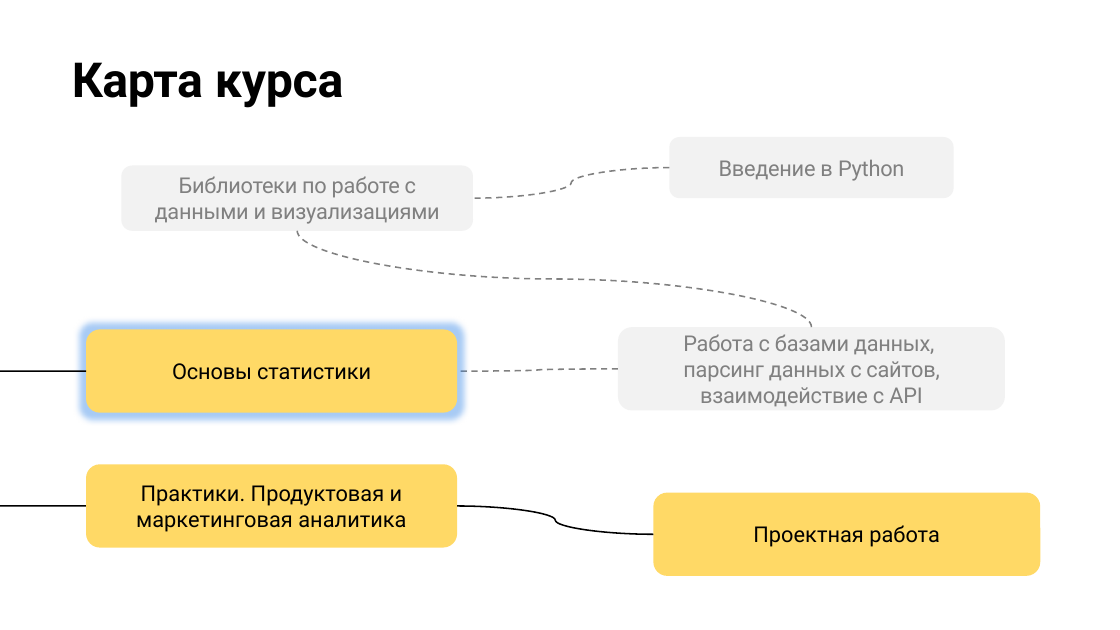
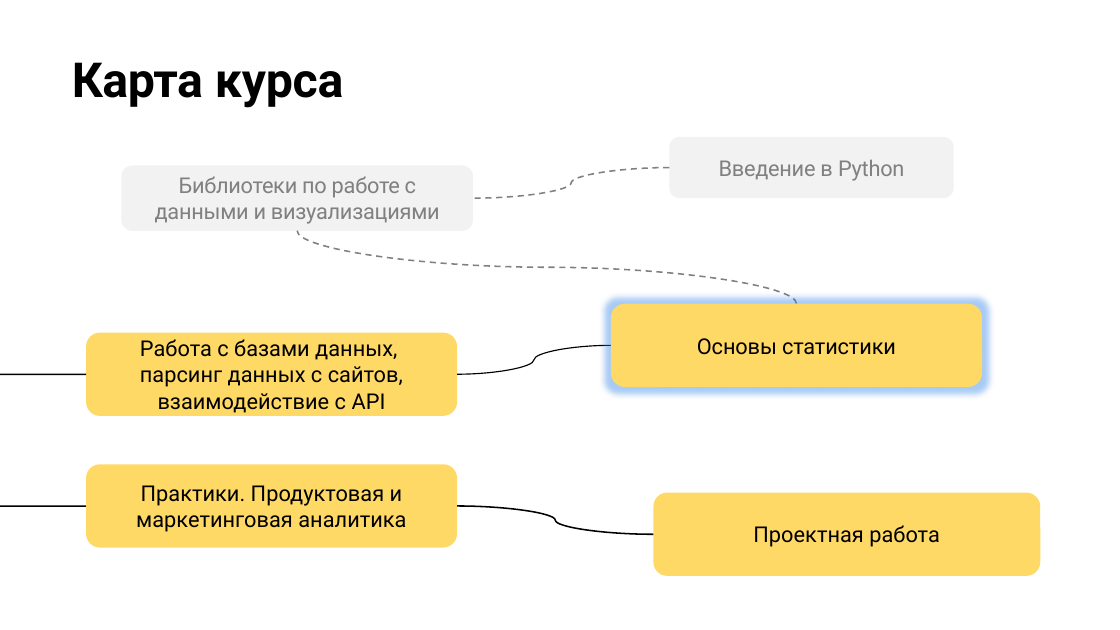
Before and after one commit to stureiko/Otus_lectures, a slide deck: slide 5 of Analytics/00-1 Остновы статистики ЦПТ/Presentation/00-1 Intro in statistics.pptx. Drawn at 1120x630 pixels with LibreOffice and Linux fonts; fonts in the diff are those of the drawing; background and template pictures are left out. Boxes give left, top, right and bottom in pixels: in the first picture for what was removed or moved away, otherwise in the second. Text is boxed around its words. In the diff, an @@ line names an element or a change of style, - is before the commit and + after.

```diff
--- a/Analytics/00-1 Остновы статистики ЦПТ/Presentation/00-1 Intro in statistics.pptx
+++ b/Analytics/00-1 Остновы статистики ЦПТ/Presentation/00-1 Intro in statistics.pptx
@@ curved line moved from (812, 327) - (297, 231) to (796, 304) - (297, 231) @@
@@ rounded rectangle "Основы статистики" moved from (x1=86, y1=329, x2=457, y2=412) to (x1=612, y1=304, x2=982, y2=386) @@
@@ rounded rectangle "Работа с базами данных, парсинг ..." resized from (x1=618, y1=327, x2=1005, y2=410) to (x1=86, y1=333, x2=457, y2=416) @@
@@ rounded rectangle "Работа с базами данных, парсинг ..." at (x1=86, y1=333, x2=457, y2=416): text colour #808080 to #000000, letter spacing -0.2 to 0 pt; fill #F2F2F2 to #FFD966 @@
@@ curved line moved from (618, 368) - (457, 371) to (457, 374) - (612, 345) @@
@@ curved line (457, 374) - (612, 345): stroke #808080 1 pt dashed to #000000 0.75 pt @@
@@ curved line moved from (86, 371) - (86, 506) to (86, 374) - (86, 506) @@
```
Also in this commit, not shown: 26 other files.
